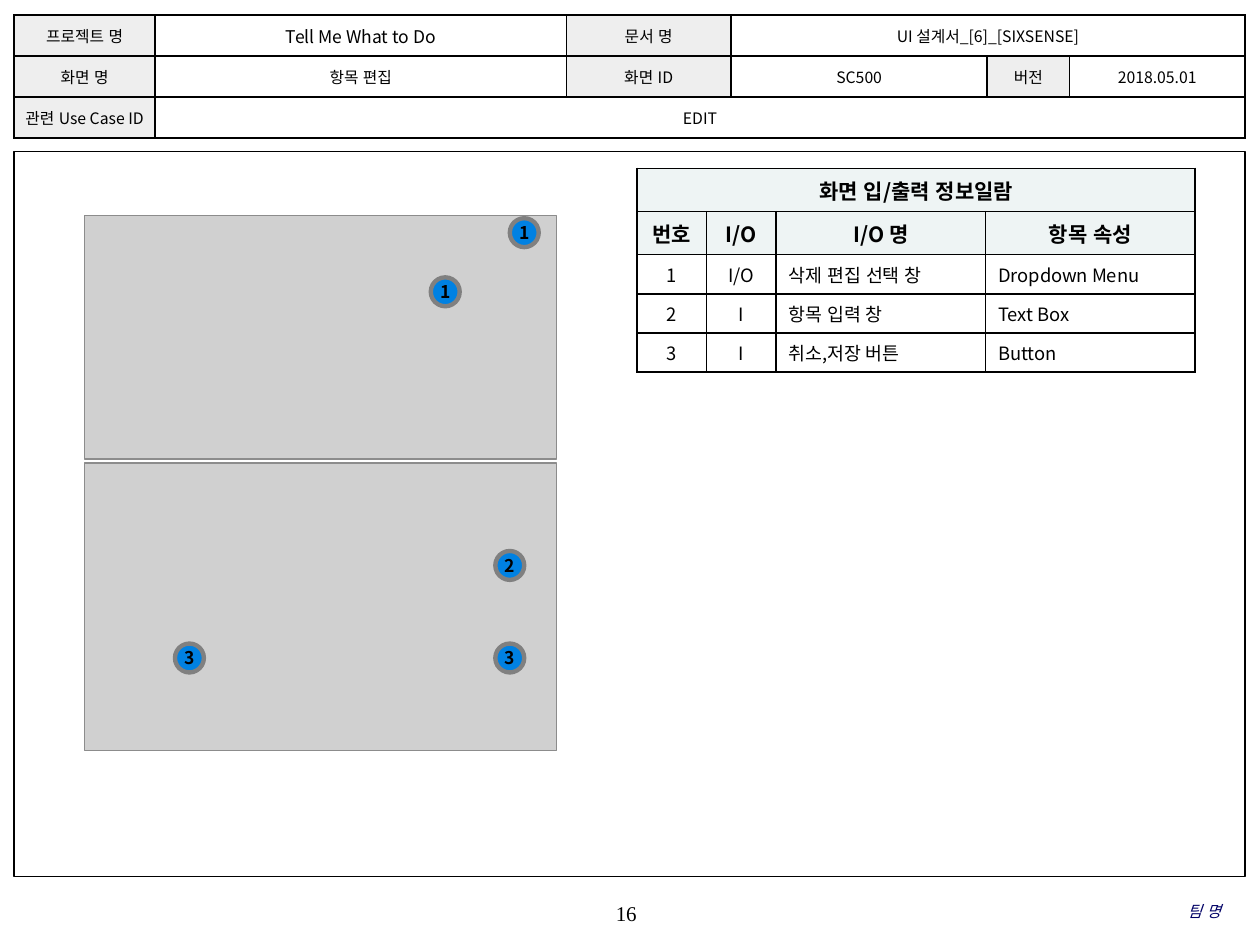
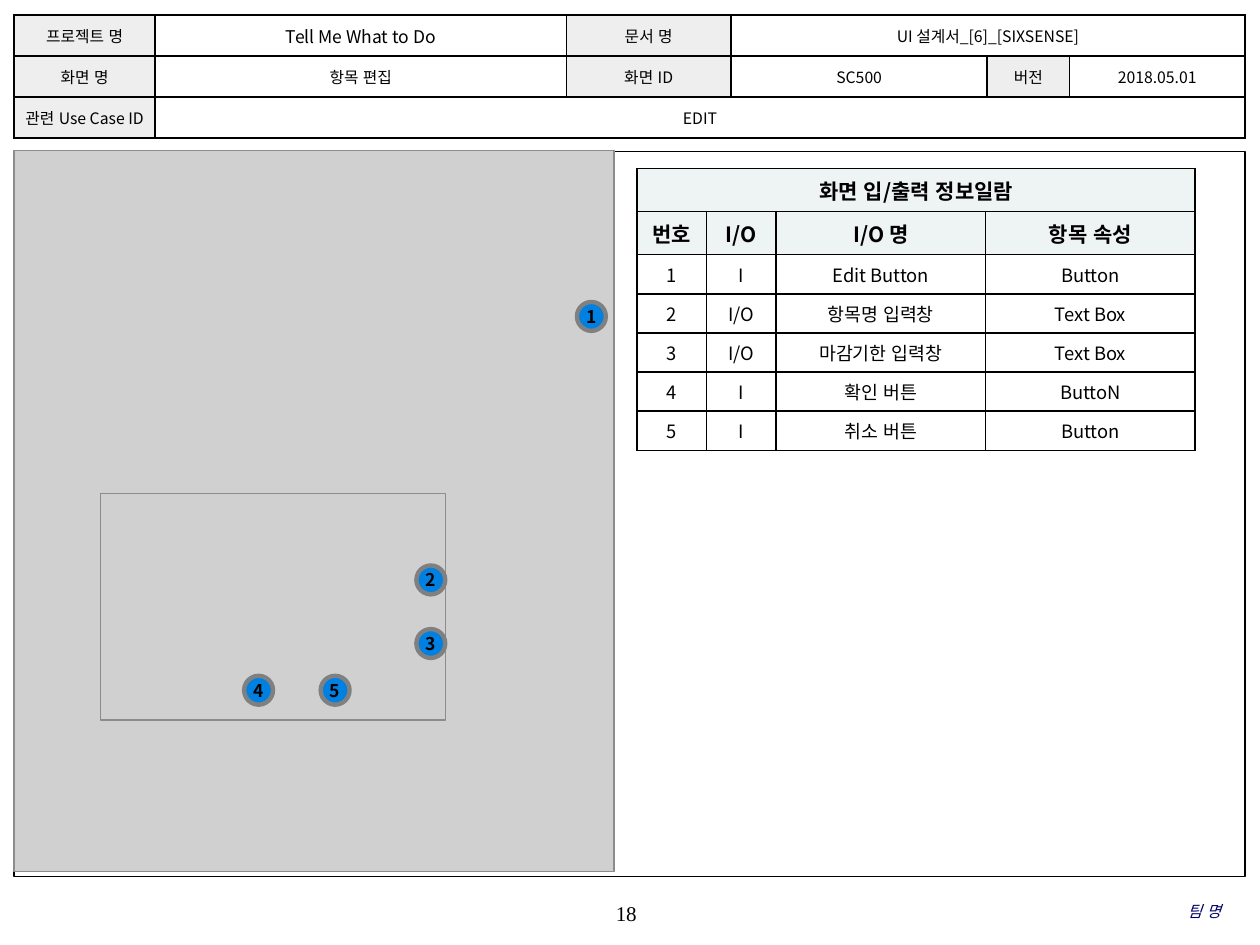
Before and after one commit to SMU-SE-Admin/18-1_6_SIXSENSE_Doc, a slide deck: slide 18 of 03 설계/UI 설계서_[6]_[SIXSENSE].pptx (slide 16 before the commit). Drawn at 1260x945 pixels with LibreOffice and Linux fonts; fonts in the diff are those of the drawing; grey boxes stand for pictures; background and template pictures are left out. Boxes give left, top, right and bottom in pixels: in the first picture for what was removed or moved away, otherwise in the second. Text is boxed around its words. In the diff, an @@ line names an element or a change of style, - is before the commit and + after.

```diff
--- a/03 설계/UI 설계서_[6]_[SIXSENSE].pptx
+++ b/03 설계/UI 설계서_[6]_[SIXSENSE].pptx
@@ picture added at <box>14,151,614,872</box> @@
@@ table at <box>638,169,1194,444</box> @@
-row 3: 1 | I/O | 삭제 편집 선택 창 | Dropdown Menu
-row 4: 2 | I | 항목 입력 창 | Text Box
-row 5: 3 | I | 취소,저장 버튼 | Button
+row 3: 1 | I | Edit Button | Button
+row 4: 2 | I/O | 항목명 입력창 | Text Box
+row 5: 3 | I/O | 마감기한 입력창 | Text Box
+row 6: 4 | I | 확인 버튼 | ButtoN
+row 7: 5 | I | 취소 버튼 | Button
@@ picture removed at <box>84,215,556,459</box> @@
@@ ellipse removed at <box>431,277,460,306</box> @@
-1
@@ ellipse "1": place and size @@
-ellipse "1" at <box>510,218,539,247</box>
+ellipse "1" at <box>577,302,606,331</box>
@@ picture: place and size @@
-picture at <box>84,464,556,751</box>
+picture at <box>101,493,445,719</box>
@@ ellipse "2": place and size @@
-ellipse "2" at <box>495,551,524,580</box>
+ellipse "2" at <box>416,566,445,595</box>
@@ ellipse "3": place and size @@
-ellipse "3" at <box>495,644,524,673</box>
+ellipse "3" at <box>416,629,445,658</box>
@@ ellipse removed at <box>175,644,204,673</box> @@
-3
@@ ellipse added at <box>244,675,273,704</box>, fill #0081E2, outline #808080 2.5 pt, 10 pt, text #000000, bold @@
+4
@@ ellipse added at <box>320,675,349,704</box>, fill #0081E2, outline #808080 2.5 pt, 10 pt, text #000000, bold @@
+5
@@ page number at <box>616,907,637,922</box>: text changed @@
-16
+18
```
Also in this commit, not shown: 18 other slides changed, 4 slides added.
